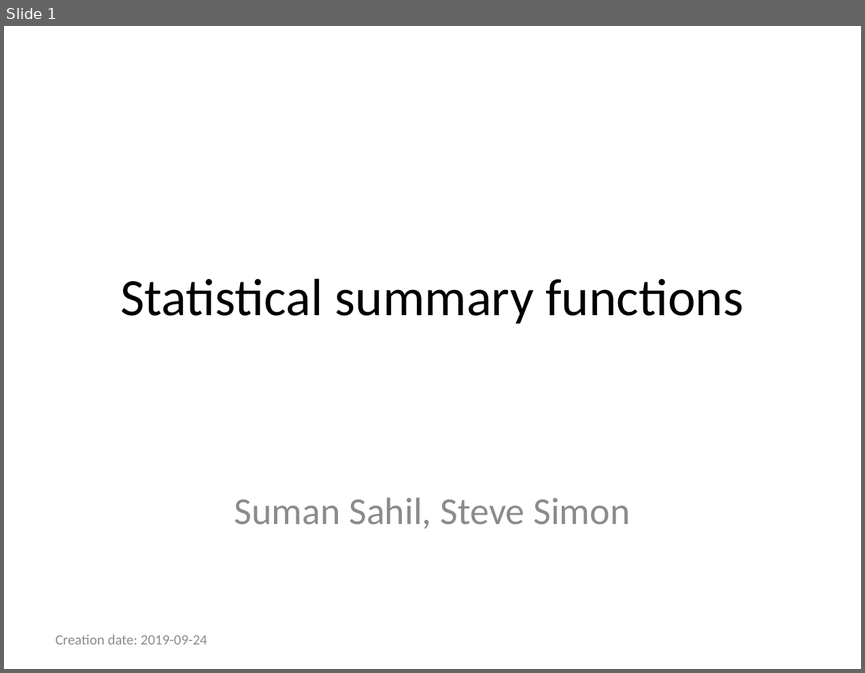
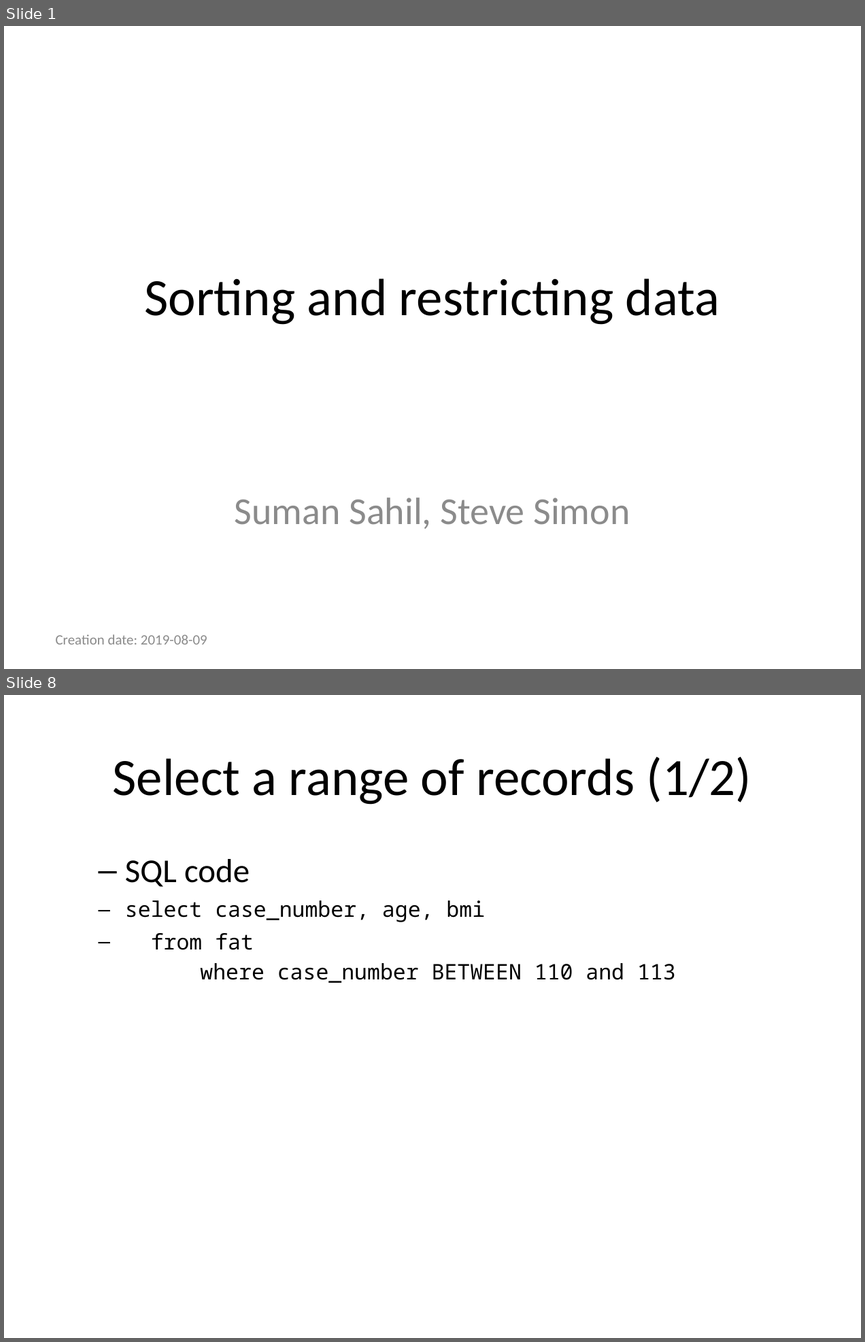
Before and after one commit to pmean/introduction-to-sql, a slide deck: module04-sorting-and-restricting-data/results/where.pptx. Shown one above the other, each under a label of ours: slide 1 before the commit, slides 1 and 8 after it; the slides between them are not shown. The pictures are 865x673 and 865x1342 pixels, drawn with LibreOffice and Linux fonts; fonts in the diff are those of the drawing. Boxes give left, top, right and bottom in pixels: in the first picture for what was removed or moved away, otherwise in the second. Text is boxed around its words. In the diff, an @@ line names an element or a change of style, - is before the commit and + after.

```diff
--- a/module04-sorting-and-restricting-data/results/where.pptx
+++ b/module04-sorting-and-restricting-data/results/where.pptx
@@ slide 8 added at [4,695,861,1338], background #FFFFFF @@
@@ title added at [113,757,751,804], 44 pt, text #000000 @@
+Select a range of records (1/2)
@@ text added at [125,859,676,983], 18 pt, text #000000 @@
+  – SQL code
+select case_number, age, bmi
+from fat
+where case_number BETWEEN 110 and 113
@@ slide 1 changed as well @@
@@ title at [144,278,719,325]: text changed @@
-Statistical summary functions
+Sorting and restricting data
@@ text at [56,634,207,644]: text changed @@
-Creation date: 2019-09-24
+Creation date: 2019-08-09
```
Also in this commit, not shown: 3 other slides changed, 34 other slides added, 15 other files.
